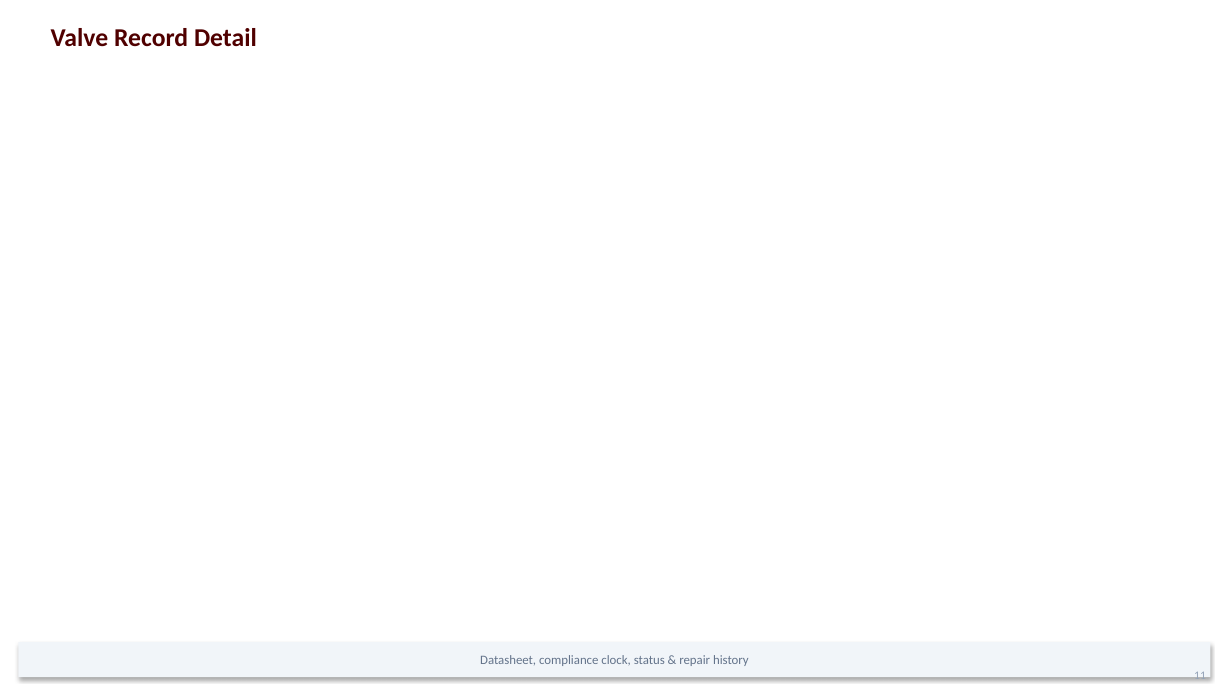
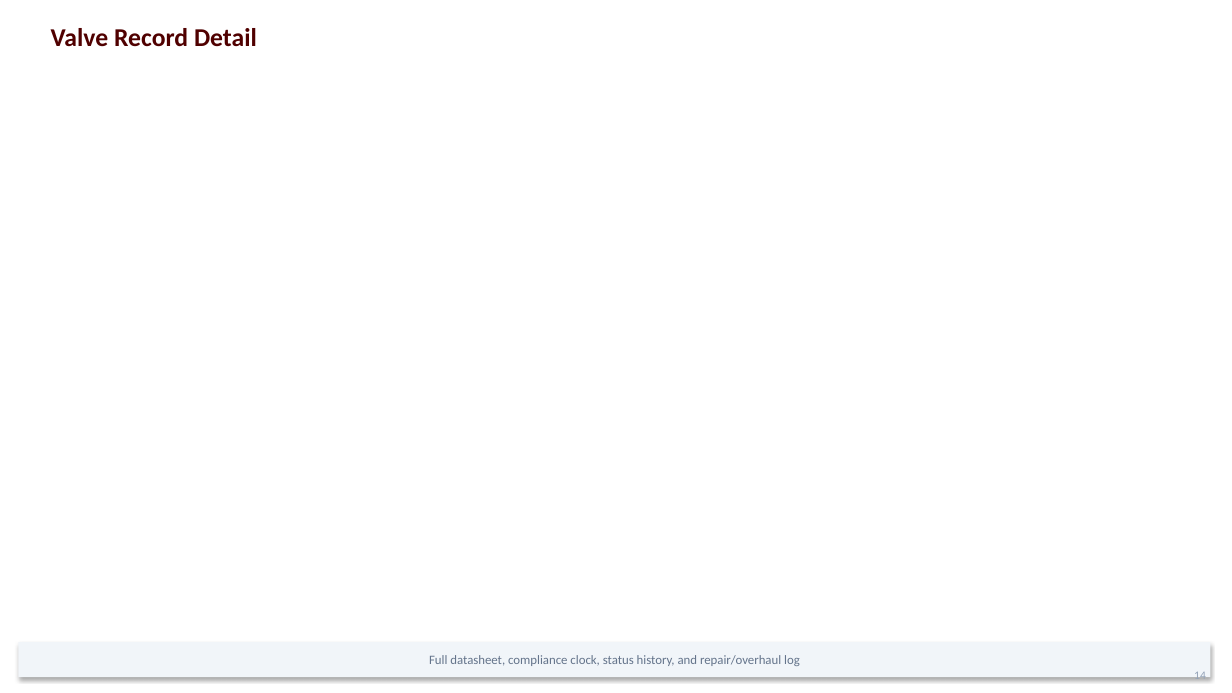
Before and after one commit to stavan12-a11y/PSV-Compliance-Tracking-Dashboard, a slide deck: slide 15 of docs/presentation/UES-Steam-Safety-Program.pptx (slide 12 before the commit). Drawn at 1232x693 pixels with LibreOffice and Linux fonts; fonts in the diff are those of the drawing; background and template pictures are left out. Boxes give left, top, right and bottom in pixels: in the first picture for what was removed or moved away, otherwise in the second. Text is boxed around its words. In the diff, an @@ line names an element or a change of style, - is before the commit and + after.

```diff
--- a/docs/presentation/UES-Steam-Safety-Program.pptx
+++ b/docs/presentation/UES-Steam-Safety-Program.pptx
@@ text in rectangle at [429, 655, 800, 666]: text changed @@
-Datasheet, compliance clock, status & repair history
+Full datasheet, compliance clock, status history, and repair/overhaul log
```
Also in this commit, not shown: 9 other slides changed, 15 slides added, 7 slides removed, 1 other file.
